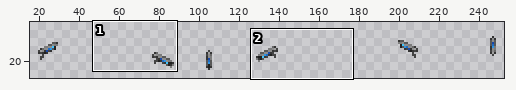
One commit to this sprite sheet: Resources/AwesomeGuns/Weapons/ALIENS_CONVERTED/Handobs/Pistol.gif. The first picture is a wide view before the edit; the outline marks the close-up.
Close-up. Old version:
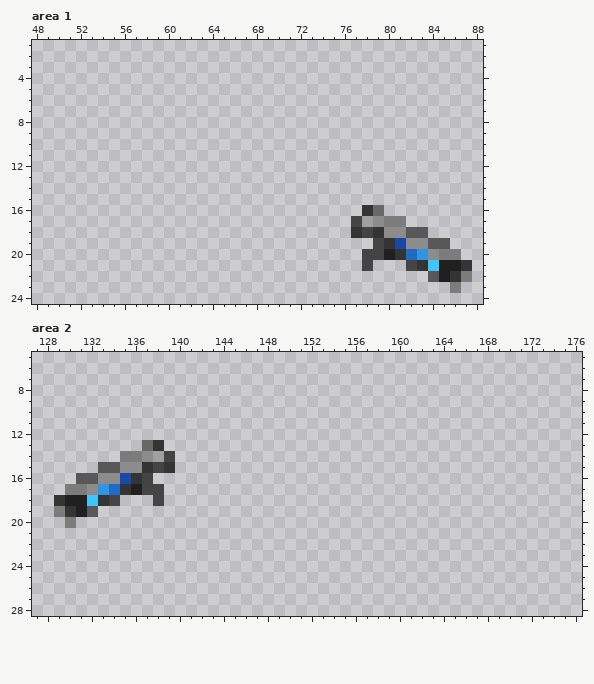
The file is 256x40 pixels. Shown: area 1: x 48..88, y 1..24; area 2: x 127..176, y 5..28. The old version is drawn lined up with the new one. The wide view leaves out empty margins.
The result:
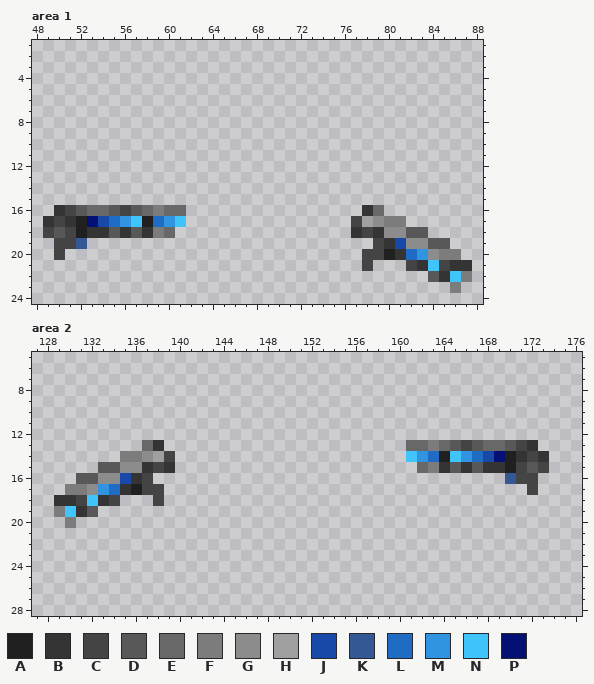
Palette (. is transparent): A #202020  B #343434  C #444444  D #585858  E #686868  F #7c7c7c  G #8c8c8c  H #a0a0a0  J #1848a8  K #345894  L #206cc4  M #3094e0  N #40c4fc  P #041074
Change:
drawings rearranged on the sheet (the old picture shows each at its new place; 2 dropped ones are not shown)
Area 1:
y 16: x 50..61 ............ -> BCDEEDCDEFEE
y 17: x 49..61 ............. -> BCBAPJLMNALMN
y 18: x 49..60 ............ -> CDCABBDBDBFE
y 19: x 50..52 ... -> CCK
y 20: x 50 . -> C
y 21: x 85..86 AA -> CB
y 22: x 85..86 AB -> BN
Area 2:
y 13: x 161..172 ............ -> EEFEDCDEEDCB
y 14: x 161..173 ............. -> NMLANMLJPABCB
y 15: x 162..173 ............ -> EFBDBDBBACDC
y 16: x 170..172 ... -> KCC
y 17: x 172 . -> C
y 18: x 130..131 AA -> BC
y 19: x 130..131 BA -> NB
Changed places in both close-ups, as pixel boxes (x1, y1, x2, y2):
added: (43, 205, 186, 260)
changed: (439, 260, 461, 282)
added: (406, 440, 549, 495)
changed: (65, 495, 87, 517)
